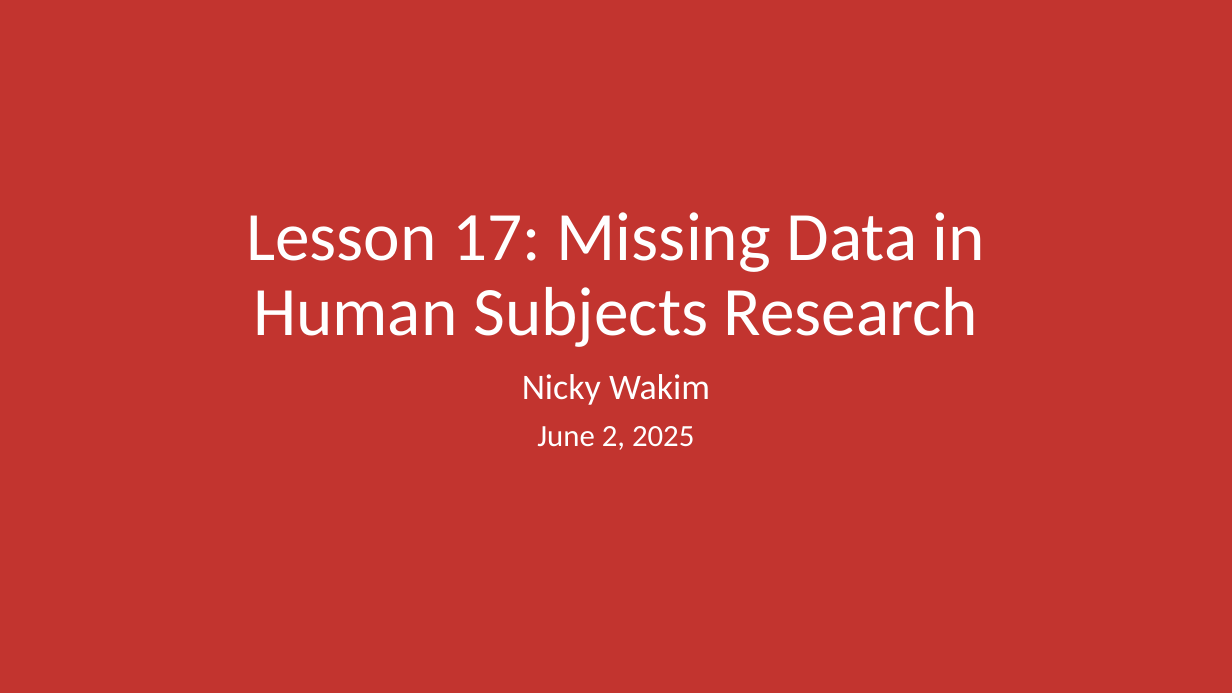
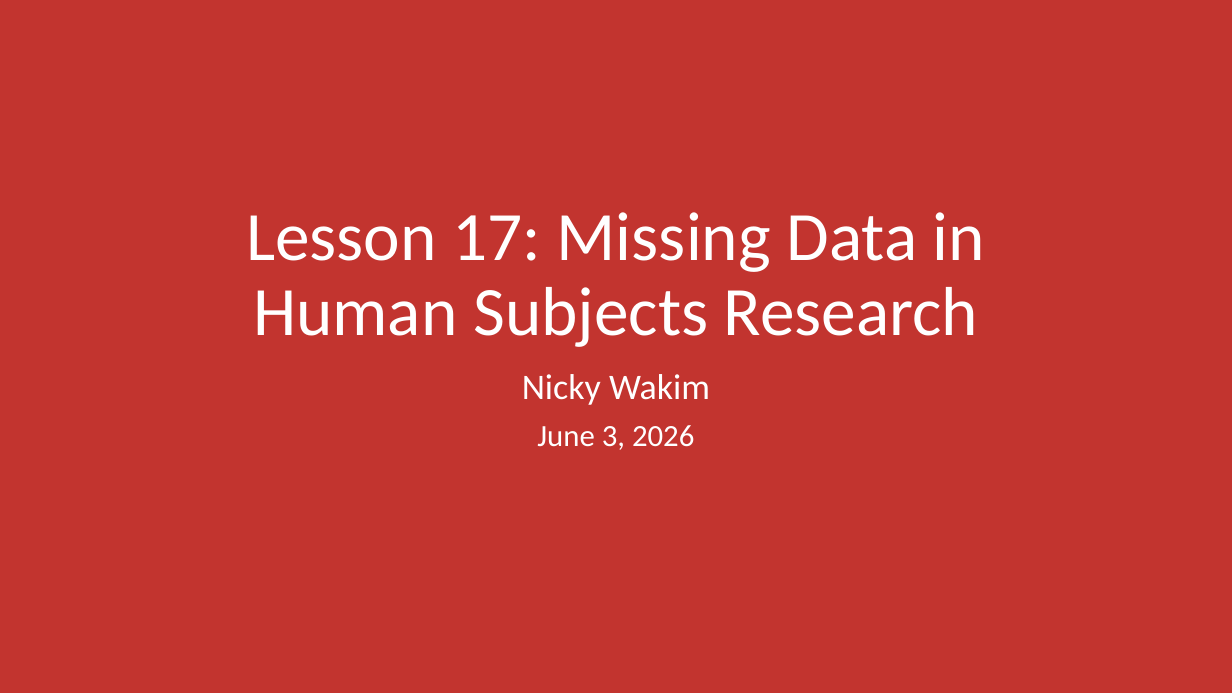
Before and after one commit to nwakim/BSTA_513_26S, a slide deck: slide 1 of docs/lessons/17_Missing_data/17_Missing_data.pptx. Drawn at 1232x693 pixels with LibreOffice and Linux fonts; fonts in the diff are those of the drawing. Boxes give left, top, right and bottom in pixels: in the first picture for what was removed or moved away, otherwise in the second. Text is boxed around its words. In the diff, an @@ line names an element or a change of style, - is before the commit and + after.

```diff
--- a/docs/lessons/17_Missing_data/17_Missing_data.pptx
+++ b/docs/lessons/17_Missing_data/17_Missing_data.pptx
@@ subtitle at [537,425,694,450]: text changed @@
-June 2, 2025
+June 3, 2026
```
Also in this commit, not shown: 3 other files.
